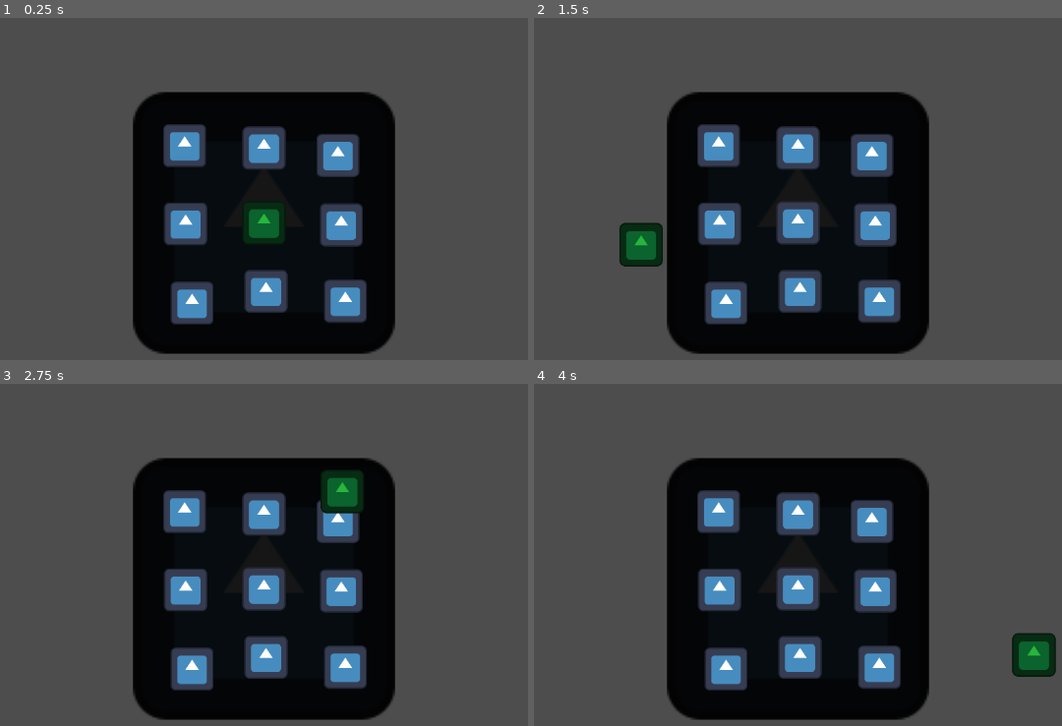
Above: before the commit, frames 1-4 (two rows, left to right).
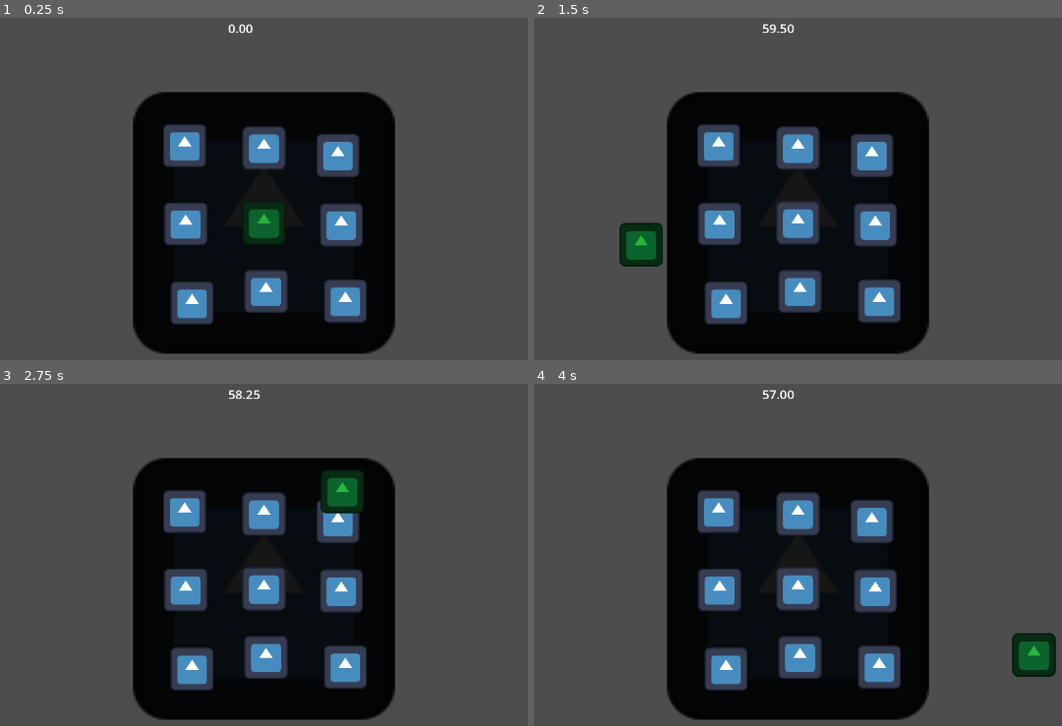
Above: after the commit, the same moments.

Repository: rodrigowillsilva/TriJam
Game: Godot game, scene res://Scenes/level.tscn
Two runs of this game, one before a commit and one after it. Both use one fixed random seed, a clock stepped at 60 frames per second and the inputs below. The engine's default icon, where the game draws it, is replaced by a stand-in: a white triangle on a blue panel in a dark square.
Inputs (mouse positions are in pixels of both pictures, inside the frame that each line leads up to):
- Up to frame 1 (0.25 s): no input
- Up to frame 2 (1.5 s): tap Enter at 0.5 s; move the mouse to (972, 199) at 0.52 s; press the mouse at (972, 199) at 0.53 s; move the mouse to (639, 243) at 1.27 s; release the mouse at (639, 243) at 1.28 s; click (639, 243) at 1.35 s
- Up to frame 3 (2.75 s): move the mouse to (343, 493) at 2.02 s; press the mouse at (343, 493) at 2.03 s
- Up to frame 4 (4 s): move the mouse to (761, 678) at 2.77 s; release the mouse at (761, 678) at 2.78 s; click (761, 678) at 2.85 s; move the mouse to (1035, 654) at 3.52 s; press the mouse at (1035, 654) at 3.53 s

The runs differ from the first frame. In frame 1, less than 0.1% of the frame differs, in the area x 43-48%, y 1-5%; in frame 2, less than 0.1%; in frame 3, less than 0.1%, in the area x 43-50%, y 1-5%; in frame 4, less than 0.1%.

Commit message:
dwac_0.9

Diff:
--- /dev/null
+++ b/trijam/Scenes/label.gd
@@ -0,0 +1,9 @@
+extends Label
+
+var timer: Timer
+
+func _ready():
+	timer = get_node("../Game Manager").get_node("Timer") as Timer
+
+func _process(delta: float) -> void:
+	text = "%.2f" % timer.time_left
--- a/trijam/Scenes/level.tscn
+++ b/trijam/Scenes/level.tscn
@@ -1,10 +1,11 @@
-[gd_scene load_steps=8 format=3 uid="uid://dnr1shqpl7nmf"]
+[gd_scene load_steps=9 format=3 uid="uid://dnr1shqpl7nmf"]
 
 [ext_resource type="PackedScene" uid="uid://dogfmy8258da4" path="res://Scenes/game_manager.tscn" id="1_tswby"]
 [ext_resource type="PackedScene" uid="uid://dxirss3p17kbo" path="res://Scenes/player.tscn" id="3_8npgf"]
 [ext_resource type="PackedScene" uid="uid://c0xybls24o35c" path="res://Scenes/machine.tscn" id="4_gu1dc"]
 [ext_resource type="PackedScene" uid="uid://brsva2k2lkgfb" path="res://Scenes/caixa.tscn" id="4_tdao2"]
 [ext_resource type="Texture2D" uid="uid://cg6n1m02fgryl" path="res://icon.svg" id="5_ws7ri"]
+[ext_resource type="Script" path="res://Scenes/label.gd" id="6_uhvjn"]
 
 [sub_resource type="Curve" id="Curve_aq0ej"]
 _data = [Vector2(0, 1), 0.0, 0.0, 0, 0]
@@ -110,3 +111,12 @@
 
 [node name="Camera2D" type="Camera2D" parent="."]
 zoom = Vector2(0.495, 0.495)
+
+[node name="Label" type="Label" parent="."]
+offset_left = -106.0
+offset_top = -603.0
+offset_right = 105.0
+offset_bottom = -552.0
+theme_override_font_sizes/font_size = 37
+text = "Placeholder"
+script = ExtResource("6_uhvjn")
--- a/trijam/Scripts/caixa.gd
+++ b/trijam/Scripts/caixa.gd
@@ -14,7 +14,13 @@
 
 func _ready() -> void:
 	hit.connect(game_manager.hit_caixa_callback)
+	game_manager.end_game.connect(on_end_game)
 	$HitBox/CollisionShape2D.disabled = true
+
+func on_end_game():
+	$AnimationPlayer.stop()
+	$AnimationPlayer.play("hit")
+	can_go = true
 
 func start_move() -> void:
 	# get a random value from the curve and set the wait time in the Bounce Timer
@@ -42,7 +48,7 @@
 
 
 func Hit() -> void:
-	hit.emit(self, $BounceTime.time_left)
+	hit.emit(self, $BounceTime.time_left/$BounceTime.wait_time)
 	can_go = false
 	change_sprite(caixa_hit)
 	$AnimationPlayer.play("hit")
--- a/trijam/Scripts/machine.gd
+++ b/trijam/Scripts/machine.gd
@@ -12,6 +12,7 @@
 	game_manager = get_node("../Game Manager") as GameManager
 	# connect the hit signal to the game manager
 	game_manager.start_game_loop.connect(on_start_game_loop)
+	game_manager.end_game.connect(on_end_game)
 
 
 func on_start_game_loop() -> void:
@@ -19,6 +20,8 @@
 	$SpawnTimer.start()
 	pass
 
+func on_end_game():
+	$SpawnTimer.stop()
 
 func _on_spawn_timer_timeout() -> void:
 	# get a random caixa from the list that can_go is true
